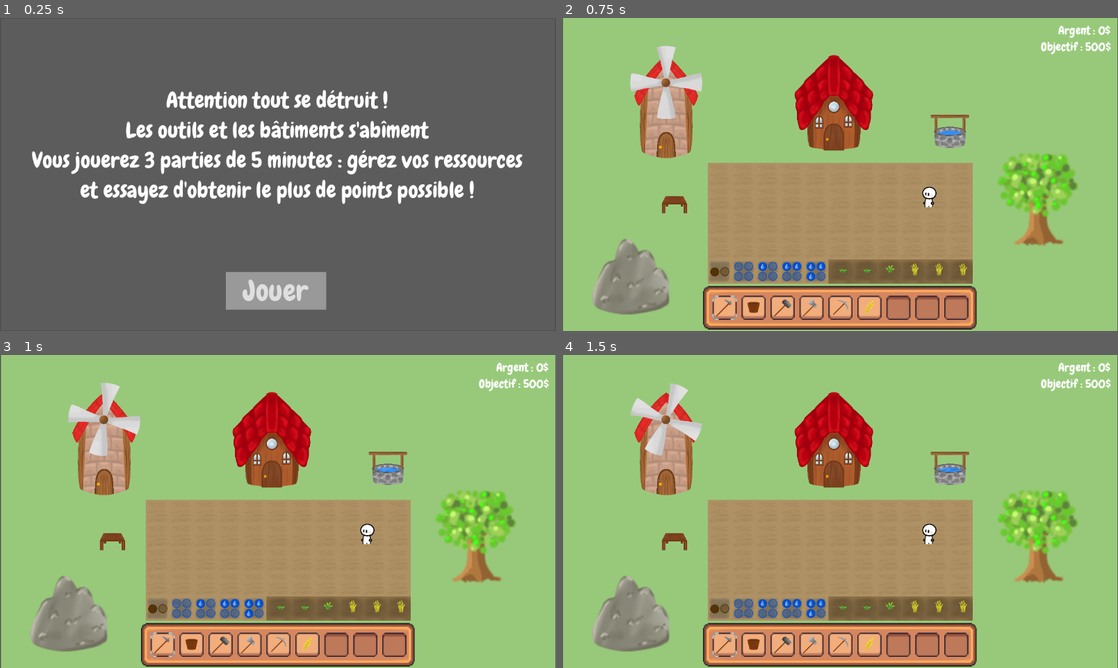
Above: before the commit, frames 1-4 (two rows, left to right).
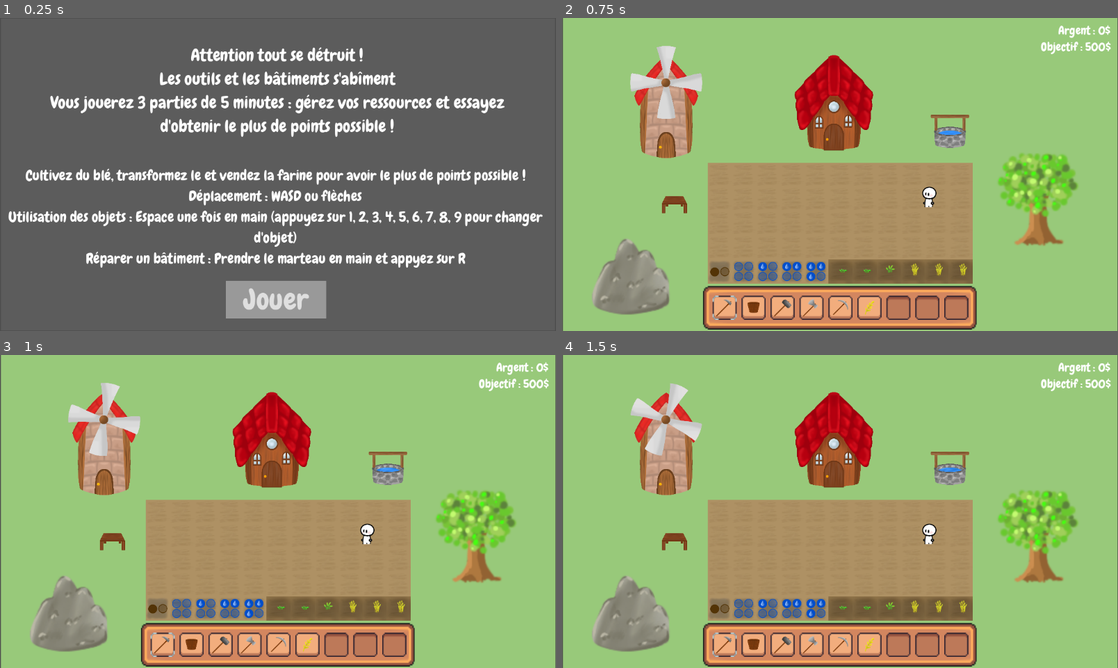
Above: after the commit, the same moments.

Repository: LaClimSx/Back-to-the-roots
Game: Godot game, scene res://Scenes/starting_texte.tscn
Same seed, same stepped clock (60 frames per second), same inputs: the game is played once before the commit and once after it. This scene is started directly instead of the project's main scene.
Inputs (mouse positions are in pixels of both pictures, inside the frame that each line leads up to):
- Up to frame 1 (0.25 s): no input
- Up to frame 2 (0.75 s): click "Jouer" at 0.5 s
- Up to frame 3 (1 s): no input
- Up to frame 4 (1.5 s): click (723, 646) at 1.25 s

The runs differ from the first frame. In frame 1, 17% of the frame differs, in the area x 1-98%, y 9-96%; in frame 2, nothing differs; in frame 3, nothing differs; in frame 4, nothing differs.

Commit message:
ajout controles

Diff:
--- a/Scenes/starting_texte.tscn
+++ b/Scenes/starting_texte.tscn
@@ -33,9 +33,9 @@
 anchor_right = 0.496
 anchor_bottom = 0.5
 offset_left = -103.408
-offset_top = 202.0
+offset_top = 220.0
 offset_right = 104.592
-offset_bottom = 255.0
+offset_bottom = 298.0
 theme_override_fonts/font = ExtResource("1_wgx14")
 theme_override_font_sizes/font_size = 60
 theme_override_styles/normal = SubResource("StyleBoxFlat_vkqvp")
@@ -46,13 +46,29 @@
 offset_left = 41.0
 offset_top = 23.0
 offset_right = 1104.0
-offset_bottom = 502.0
+offset_bottom = 276.0
 theme_override_fonts/font = ExtResource("1_wgx14")
-theme_override_font_sizes/font_size = 45
+theme_override_font_sizes/font_size = 35
 text = "Attention tout se détruit !
 Vous jouerez 3 parties de 5 minutes : gérez vos ressources et essayez d'obtenir le plus de points possible !"
 horizontal_alignment = 1
 vertical_alignment = 1
 autowrap_mode = 3
 
+[node name="controls" type="Label" parent="Panel"]
+layout_mode = 0
+offset_left = 7.0
+offset_top = 286.0
+offset_right = 1131.0
+offset_bottom = 537.0
+theme_override_fonts/font = ExtResource("1_wgx14")
+theme_override_font_sizes/font_size = 30
+text = "Cultivez du blé, transformez le et vendez la farine pour avoir le plus de points possible !
+Déplacement : WASD ou flèches
+Utilisation des objets : Espace une fois en main (appuyez sur 1, 2, 3, 4, 5, 6, 7, 8, 9 pour changer d'objet)
+Réparer un bâtiment : Prendre le marteau en main et appyez sur R"
+horizontal_alignment = 1
+vertical_alignment = 1
+autowrap_mode = 3
+
 [connection signal="pressed" from="Panel/Button" to="." method="_on_button_pressed"]
